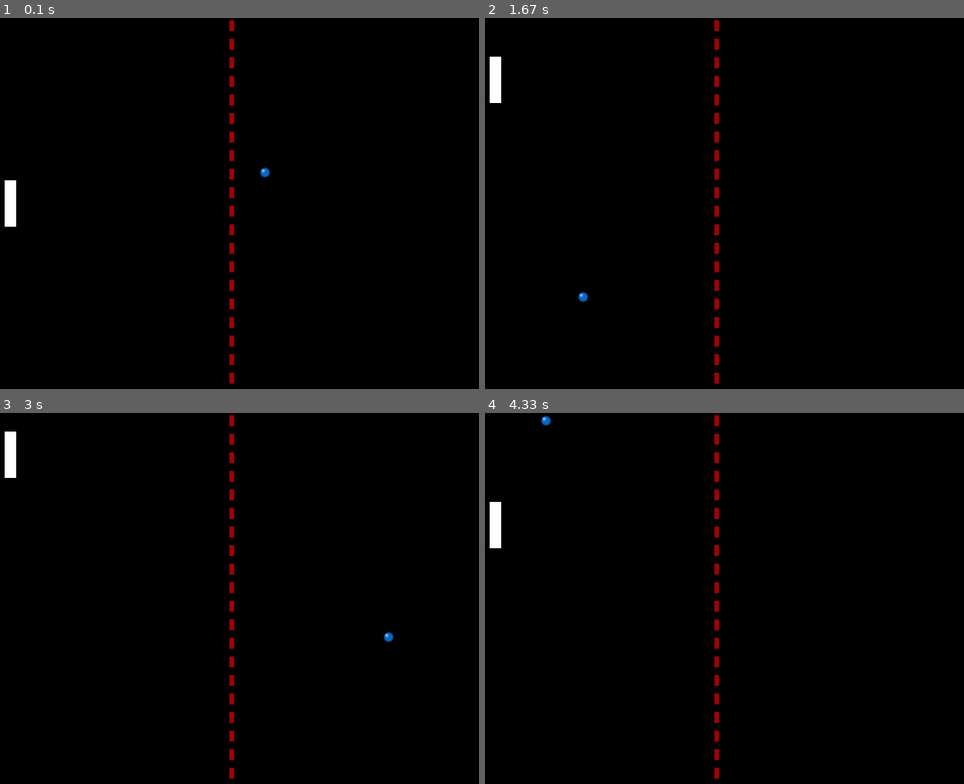
Above: before the commit, frames 1-4 (two rows, left to right).
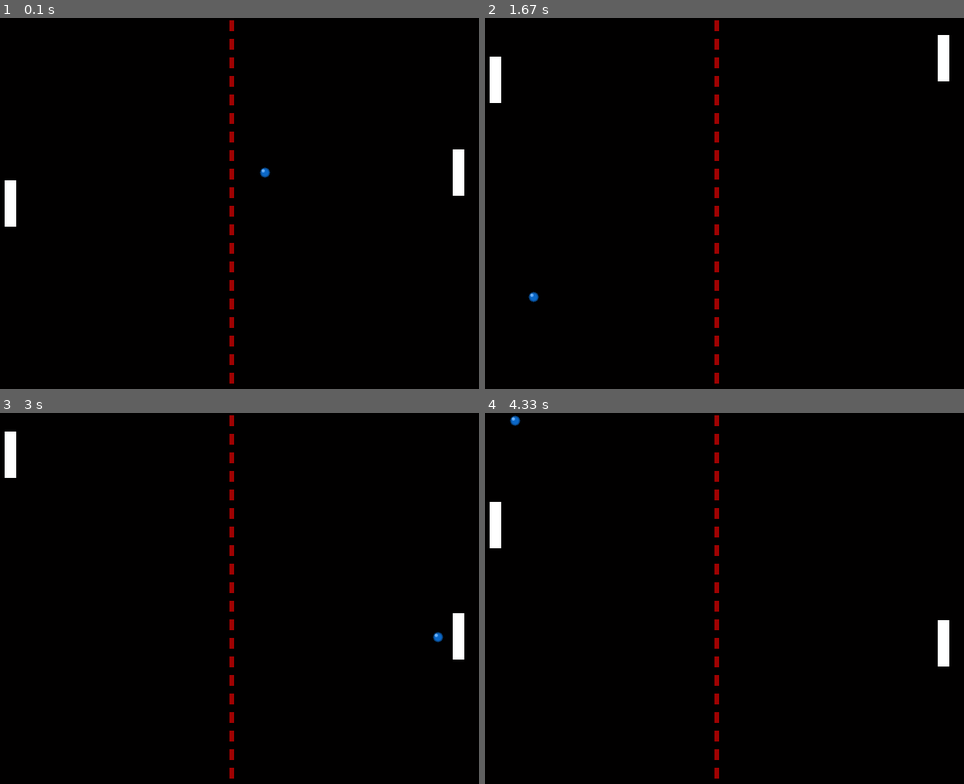
Above: after the commit, the same moments.

Repository: tulkas72/pygameProjs
Game: pygame game, started from gameObject.py
The game is run twice, just before and just after one commit, with the same random seed, the same clock (stepped at 60 frames per second) and the same inputs.
Inputs:
- Up to frame 1 (0.1 s): no input
- Up to frame 2 (1.67 s): hold Up 0.33-0.8 s; hold Down 0.83-1.13 s; hold Up 1.17-1.53 s; hold Down from 1.57 s (still down)
- Up to frame 3 (3 s): release Down at 1.93 s; hold Up 1.97-2.27 s; hold Down 2.3-2.6 s; hold Up from 2.63 s (still down)
- Up to frame 4 (4.33 s): release Up at 3 s; hold Down 3.03-3.4 s; hold Up 3.43-3.73 s; hold Down 3.77-4.07 s; hold Up from 4.1 s (still down)

The runs differ from the first frame. In frame 1, 0.3% of the frame differs, in the area x 94-97%, y 35-48%; in frame 2, 0.4%, in the area x 9-97%, y 4-77%; in frame 3, 0.4%; in frame 4, 0.4%.

Commit message:
Comprobar si la bola choca con la pala de la cpu. Hacer que la CPU mueva la pala y juegue.

Diff:
--- a/gameObject.py
+++ b/gameObject.py
@@ -61,7 +61,7 @@
         self.rect.centery = HEIGHT // 2
         self.speed = [0.5, -0.5]
 
-    def actualizar(self, time):
+    def actualizar(self, time, pala_jug, pala_cpu):
         """[summary] La linea 1 define el método, recibe el parámetro self (como siempre) y el parámetro time que es
         el tiempo transcurrido, más adelante lo explicamos.
 
@@ -77,9 +77,22 @@
 
         Las líneas 7, 8 y 9 es lo mismo pero en el eje y como se puede ver.
 
+        Como vemos todo igual, salvo que ahora recibe un parámetro más que es pala_jug por el que pasaremos el Sprite
+        con el que queremos comprobar si colisiona, en este caso pala_jug.
+
+        Luego al final añadimos 3 líneas con un nuevo condicional con el que comprobamos si la pelota choca contra la
+        pala, en caso afirmativo cambiamos la dirección de la bola como cuando choca con el borde izquierdo de la
+        ventana
+
+        Como podemos ver añadimos otro párametro al método pala_cpu que servirá para añadirle el Sprite pala_cpu como
+        hicimos con pala_jug y añadimos las tres últimas líneas que son idénticas a las anteriores salvo que ahora
+        para pala_cpu.
+
         Args:
             time ([type]): [description]
-        """
+            pala_jug([type]): [description]
+        """
+
         self.rect.centerx += int(self.speed[0] * time)
         self.rect.centery += int(self.speed[1] * time)
         if self.rect.left <= 0 or self.rect.right >= WIDTH:
@@ -88,6 +101,14 @@
         if self.rect.top <= 0 or self.rect.bottom >= HEIGHT:
             self.speed[1] = -self.speed[1]
             self.rect.centery += self.speed[1] * time
+        # Saber si un Sprite colisiona con otro es muy fácil en Python, basta con ejecutar el siguiente método:
+        if pygame.sprite.collide_rect(self, pala_jug):
+            self.speed[0] = -self.speed[0]
+            self.rect.centerx += self.speed[0] * time
+        #añadida colisión con pala de CPU
+        if pygame.sprite.collide_rect(self, pala_cpu):
+            self.speed[0] = -self.speed[0]
+            self.rect.centerx += self.speed[0] * time
 
 
 class Pala(pygame.sprite.Sprite):
@@ -98,6 +119,7 @@
 
     Otro cambio es la velocidad, como la pala del Pong solo se mueve en el eje y no definimos velocidad para el eje x.
     """
+
     def __init__(self, x):
         pygame.sprite.Sprite.__init__(self)
         self.image = load_image("images/pala.png")
@@ -132,6 +154,34 @@
         if self.rect.bottom <= HEIGHT:
             if keys[K_DOWN]:
                 self.rect.centery += self.speed * time
+
+    def ia(self, time, ball):
+        """
+        En la línea 1 vemos que recibe como siempre self y time y aparte recibe ball que es la bola, es necesario
+        pues el método necesita conocer donde está la bola.
+
+        En la línea 2 comprobamos que ball.speed[0] >= 0, es decir, que la velocidad en el eje x de la pelota sea
+        positiva, es decir, que la pelota se este moviendo hacia la derecha (hacia la pala de la cpu) y tambien
+        comprueba que ball.rect.centerx >= WIDTH/2 es decir que el centro x de la pelota sea mayor o igual que el
+        centro del tablero, es decir, que la pelota este en el campo de la cpu.
+
+        Por tanto la línea 2 es un condicional que comprueba que la pelota vaya hacia donde está la pala de la cpu y
+        que este en su campo, sino, que no se mueva. Esto se hace para que la CPU no sea invencible y no llegue a
+        todas las pelotas.
+
+        La línea 3 comprueba si el centery de la pelota es menor que el centery de la bola, es decir si la pala está
+        más arriba que que la pelota en cullo caso, ejecuta la línea 4 que mueve la pala de la cpu hacia abajo.
+
+        Las líneas 5 y 6 hacen lo mismo, pero a la inversa como se ve a simple vista.
+        :param time:
+        :param ball:
+        :return:
+        """
+        if ball.speed[0] >= 0 and ball.rect.centerx >= WIDTH / 2:
+            if self.rect.centery < ball.rect.centery:
+                self.rect.centery += self.speed * time
+            if self.rect.centery > ball.rect.centery:
+                self.rect.centery -= self.speed * time
 # ---------------------------------------------------------------------
 
 # Funciones
@@ -160,6 +210,7 @@
     background_image = load_image('images/fondo_pong.png')  # cargar imagen
     bola = Bola()
     pala_jug = Pala(30)
+    pala_cpu = Pala(WIDTH - 30) #pala del ordenador a 30 píxeles del borde
 
     # Ahora vamos a crear un reloj que controle el tiempo del juego, esto es
     # importante para el movimiento, pues sabemos cuanto tiempo a pasado desde
@@ -169,20 +220,23 @@
     while True:  # bucle de juego Game Loop
         # Ahora necesitamos saber cuanto tiempo pasa cada vez que se ejecuta
         # una interección del bucle, para ello dentro del bucle ponemos como primera línea:
-        #60 nos da el "framerate"
-        time=clock.tick(60)
-        keys = pygame.key.get_pressed() # controlar pulsación de teclas
+        # 60 nos da el "framerate"
+        time = clock.tick(60)
+        keys = pygame.key.get_pressed()  # controlar pulsación de teclas
         for eventos in pygame.event.get():  # manejo de eventos
             if eventos.type == QUIT:  # pygame.locals.QUIT
                 pygame.quit()
                 sys.exit(0)
 
-
-        bola.actualizar(time) #actualizar la posición de la bola antes de repintar
+        # actualizar la posición de la bola, pala del jugador y de la cpu antes de repintar
+        bola.actualizar(time, pala_jug, pala_cpu)
         pala_jug.mover(time, keys)
-        screen.blit(background_image, (0, 0)) # ponerla en la ventana, en la posición x=0,y=0
-        screen.blit(bola.image, bola.rect) #dibujar la bola
-        screen.blit(pala_jug.image, pala_jug.rect)#dibujar pala del jugador
+        pala_cpu.ia(time, bola)
+
+        screen.blit(background_image, (0, 0))# ponerla en la ventana, en la posición x=0,y=0
+        screen.blit(bola.image, bola.rect)  # dibujar la bola
+        screen.blit(pala_jug.image, pala_jug.rect)  # dibujar pala del jugador
+        screen.blit(pala_cpu.image, pala_cpu.rect)  # dibujar pala de la cpu
         pygame.display.flip()  # actualiza la pantalla para que se muestre la imagen
     return 0
 
